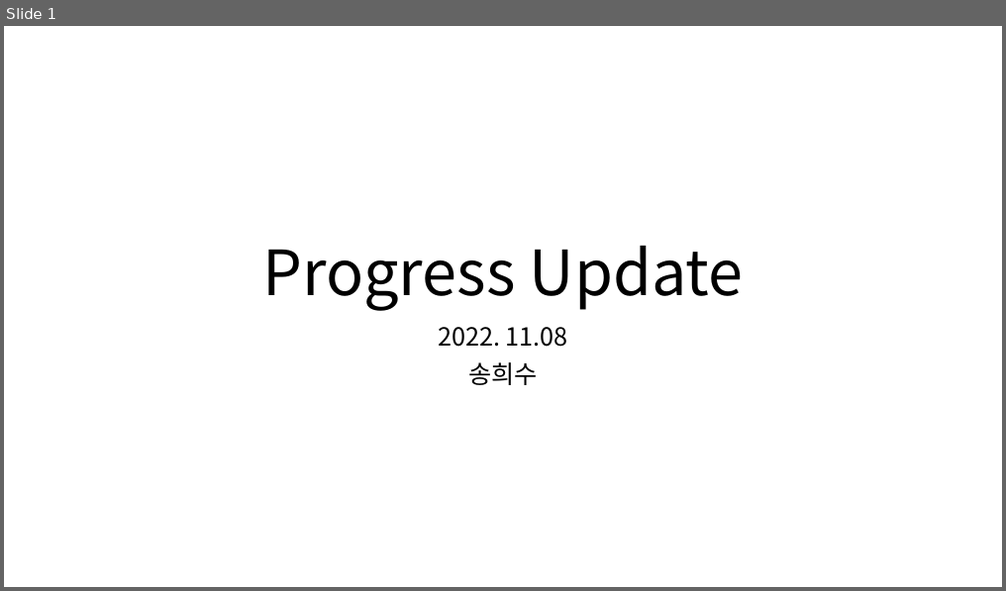
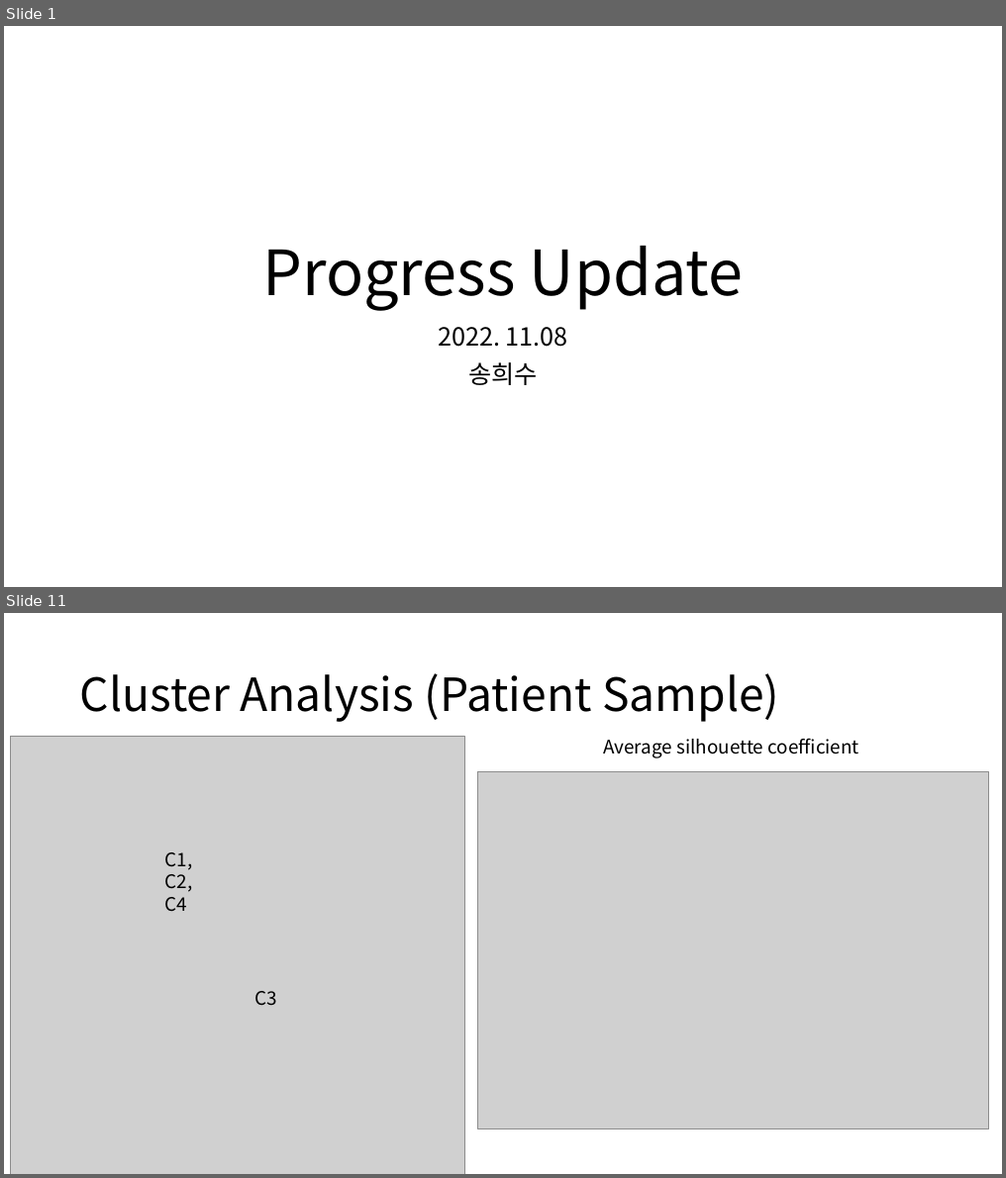
Before and after one commit to HeesooSong/UNIST_internship, a slide deck: Progress Update/20221108_Progress Update.pptx. Shown one above the other, each under a label of ours: slide 1 before the commit, slides 1 and 11 after it; the slides between them are not shown. The pictures are 1006x591 and 1006x1178 pixels, drawn with LibreOffice and Linux fonts; fonts in the diff are those of the drawing; grey boxes stand for pictures. Boxes give left, top, right and bottom in pixels: in the first picture for what was removed or moved away, otherwise in the second. Text is boxed around its words. In the diff, an @@ line names an element or a change of style, - is before the commit and + after.

```diff
--- a/Progress Update/20221108_Progress Update.pptx
+++ b/Progress Update/20221108_Progress Update.pptx
@@ slide 11 added at [4,613,1002,1174], background #FFFFFF @@
@@ title added at [80,673,779,722], 44 pt, text #000000 @@
+Cluster Analysis (Patient Sample)
@@ picture added at [10,736,464,1174] @@
@@ text added at [603,738,859,759], 18 pt, text #000000 @@
+Average silhouette coefficient
@@ picture added at [478,771,989,1130] @@
@@ text added at [165,853,193,912], 18 pt, text #000000 @@
+C1, C2, C4
@@ text added at [255,991,278,1006], 18 pt, text #000000 @@
+C3
```
Also in this commit, not shown: 4 slides changed, 13 other slides added, 2 slides removed, 15 other files.
